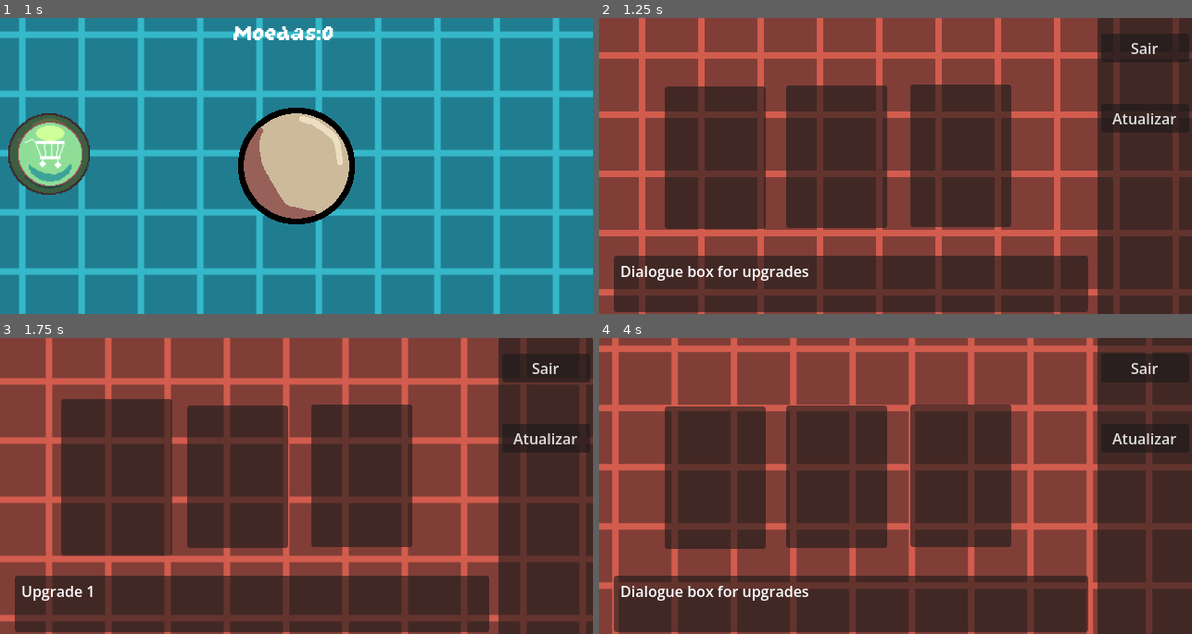
Above: before the commit, frames 1-4 (two rows, left to right).
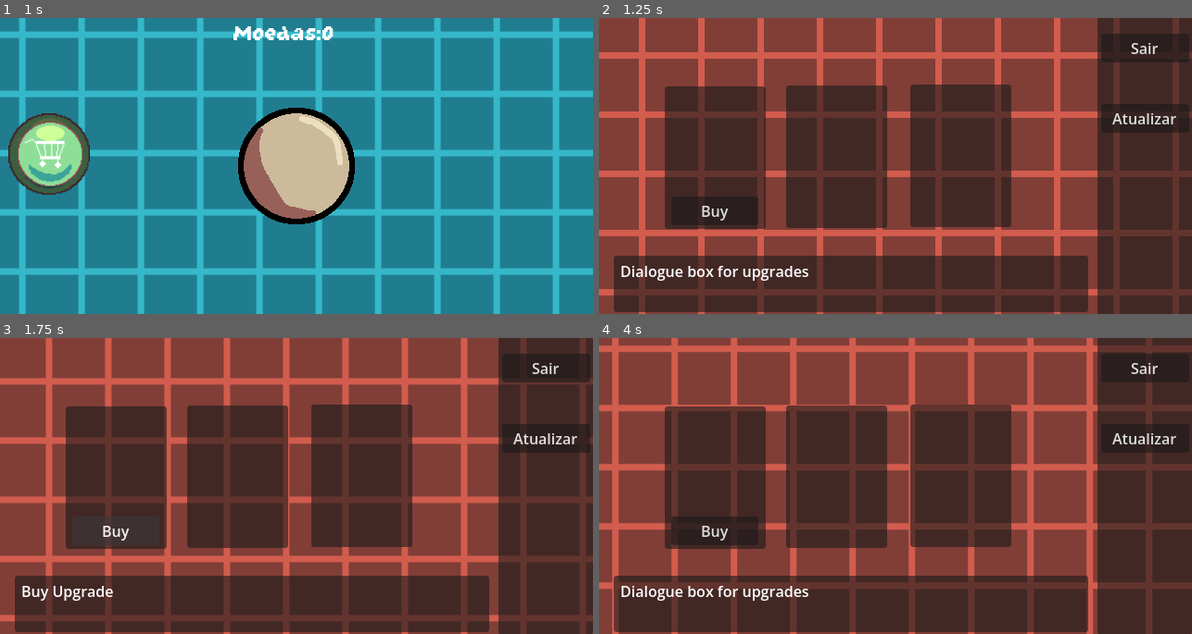
Above: after the commit, the same moments.

Repository: NormyNaoExiste/clicker-remake
Game: Godot game, scene res://Cenas/jogo.tscn
The game is run twice, just before and just after one commit, with the same random seed, the same clock (stepped at 60 frames per second) and the same inputs. The project has no main scene, so this scene is started directly.
Inputs (mouse positions are in pixels of both pictures, inside the frame that each line leads up to):
- Up to frame 1 (1 s): click (47, 154) at 0.5 s
- Up to frame 2 (1.25 s): no input
- Up to frame 3 (1.75 s): click (118, 530) at 1.25 s, where only the run after the commit has a clickable "Buy"
- Up to frame 4 (4 s): click (895, 486) at 2 s; click "Atualizar" at 2.75 s; click (895, 486) at 3.5 s

Frame 1 is identical in both runs. In frame 2, 0.2% of the frame differs, in the area x 16-27%, y 60-70%; in frame 3, 2.3%, in the area x 3-30%, y 20-89%; in frame 4, 0.6%.

Commit message:
Botão de compra na loja e fade
isso ai no sumario

Diff:
--- a/Cenas/jogo.tscn
+++ b/Cenas/jogo.tscn
@@ -10,6 +10,7 @@
 [ext_resource type="PackedScene" uid="uid://bhaxgpb7g1kec" path="res://Cenas/shop_menu.tscn" id="8_p2wm8"]
 [ext_resource type="Script" uid="uid://bs4axo3iyohki" path="res://Scripts/Módulos/ShopUpgradeModule.gd" id="9_r4inx"]
 [ext_resource type="PackedScene" uid="uid://c1d21pv3a3lxf" path="res://Cenas/fade.tscn" id="10_0iqwg"]
+[ext_resource type="Script" uid="uid://wdun4ksyiy5s" path="res://Scripts/Botões/BuyUpgradeButton.gd" id="10_j7fpx"]
 
 [sub_resource type="ShaderMaterial" id="ShaderMaterial_p2wm8"]
 shader = ExtResource("1_ovbra")
@@ -94,7 +95,6 @@
 metadata/_edit_use_anchors_ = true
 
 [node name="ShopMenu" parent="." unique_id=1088958588 instance=ExtResource("8_p2wm8")]
-visible = false
 layout_mode = 1
 
 [node name="ShopSideButtons" type="VBoxContainer" parent="ShopMenu" unique_id=954783632]
@@ -147,6 +147,21 @@
 upgrade_text = "Upgrade 1"
 metadata/_edit_use_anchors_ = true
 
+[node name="BuyButton" type="Button" parent="ShopMenu/ShopUpgradeSlot1" unique_id=67401261]
+layout_mode = 1
+anchors_preset = -1
+anchor_left = 0.064
+anchor_top = 0.77254546
+anchor_right = 0.92700005
+anchor_bottom = 0.97400004
+offset_left = 0.023999691
+offset_top = 0.027999878
+offset_right = -0.043006897
+offset_bottom = 0.0039978027
+text = "Buy"
+script = ExtResource("10_j7fpx")
+metadata/_edit_use_anchors_ = true
+
 [node name="ShopUpgradeSlot2" type="Panel" parent="ShopMenu" unique_id=406801228]
 layout_mode = 1
 anchors_preset = -1
@@ -178,8 +193,10 @@
 metadata/_edit_use_anchors_ = true
 
 [node name="Fade" parent="." unique_id=312639957 instance=ExtResource("10_0iqwg")]
-layout_mode = 0
-anchors_preset = 0
+visible = false
+z_index = 37
+layout_mode = 1
+mouse_filter = 2
 
 [connection signal="pressed" from="BotãoPrincipal/Bola" to="." method="_on_bola_pressed"]
 [connection signal="pressed" from="ShopButton" to="." method="_on_shop_button_pressed"]
--- /dev/null
+++ b/Scripts/Botões/BuyUpgradeButton.gd
@@ -0,0 +1,14 @@
+extends Button
+
+@onready var shop_dialogue: Label = $"../../ShopDialogue"
+const DIALOGUE_DEFAULT: String = "Dialogue box for upgrades"
+
+func _ready() -> void:
+	mouse_entered.connect(_on_mouse_entered)
+	mouse_exited.connect(_on_mouse_exited)
+
+func _on_mouse_entered():
+	shop_dialogue.text = "Buy Upgrade"
+
+func _on_mouse_exited():
+	shop_dialogue.text = DIALOGUE_DEFAULT
--- a/Scripts/Módulos/ShopUpgradeModule.gd
+++ b/Scripts/Módulos/ShopUpgradeModule.gd
@@ -15,12 +15,14 @@
 	mouse_exited.connect(_on_mouse_exited)
 	call_deferred("_init_pivot")
 
+
 func _init_pivot():
 	pivot_offset = size/2
 
 func _on_mouse_entered():
 	get_tree().create_tween().tween_property(self, "scale", hover_scale, time).set_trans(Tween.TRANS_SINE)
 	shop_dialogue.text = str(upgrade_text)
+
 
 func _on_mouse_exited():
 	get_tree().create_tween().tween_property(self, "scale", INITIAL_SCALE, time).set_trans(Tween.TRANS_SINE)
--- a/Scripts/Principal/Clicker.gd
+++ b/Scripts/Principal/Clicker.gd
@@ -21,14 +21,18 @@
 
 
 func _on_shop_button_pressed() -> void:
+	fadeAnim.play("fade_in")
+	await fadeAnim.animation_finished
 	fadeAnim.play("fade_out")
-	await fadeAnim.animation_finished
 	if !shop:
 		shop_menu.visible = true
 	shop = true
 
 
 func _on_exit_shop_pressed() -> void:
+	fadeAnim.play("fade_in")
+	await fadeAnim.animation_finished
+	fadeAnim.play("fade_out")
 	if shop:
 		shop_menu.hide()
 	shop = false
--- a/project.godot
+++ b/project.godot
@@ -19,6 +19,14 @@
 window/size/viewport_width=640
 window/size/viewport_height=320
 
+[input]
+
+left_click={
+"deadzone": 0.2,
+"events": [Object(InputEventMouseButton,"resource_local_to_scene":false,"resource_name":"","device":-1,"window_id":0,"alt_pressed":false,"shift_pressed":false,"ctrl_pressed":false,"meta_pressed":false,"button_mask":1,"position":Vector2(565, 15),"global_position":Vector2(574, 63),"factor":1.0,"button_index":1,"canceled":false,"pressed":true,"double_click":false,"script":null)
+]
+}
+
 [physics]
 
 3d/physics_engine="Jolt Physics"
Not shown, added: Scripts/Botões/BuyUpgradeButton.gd.uid
